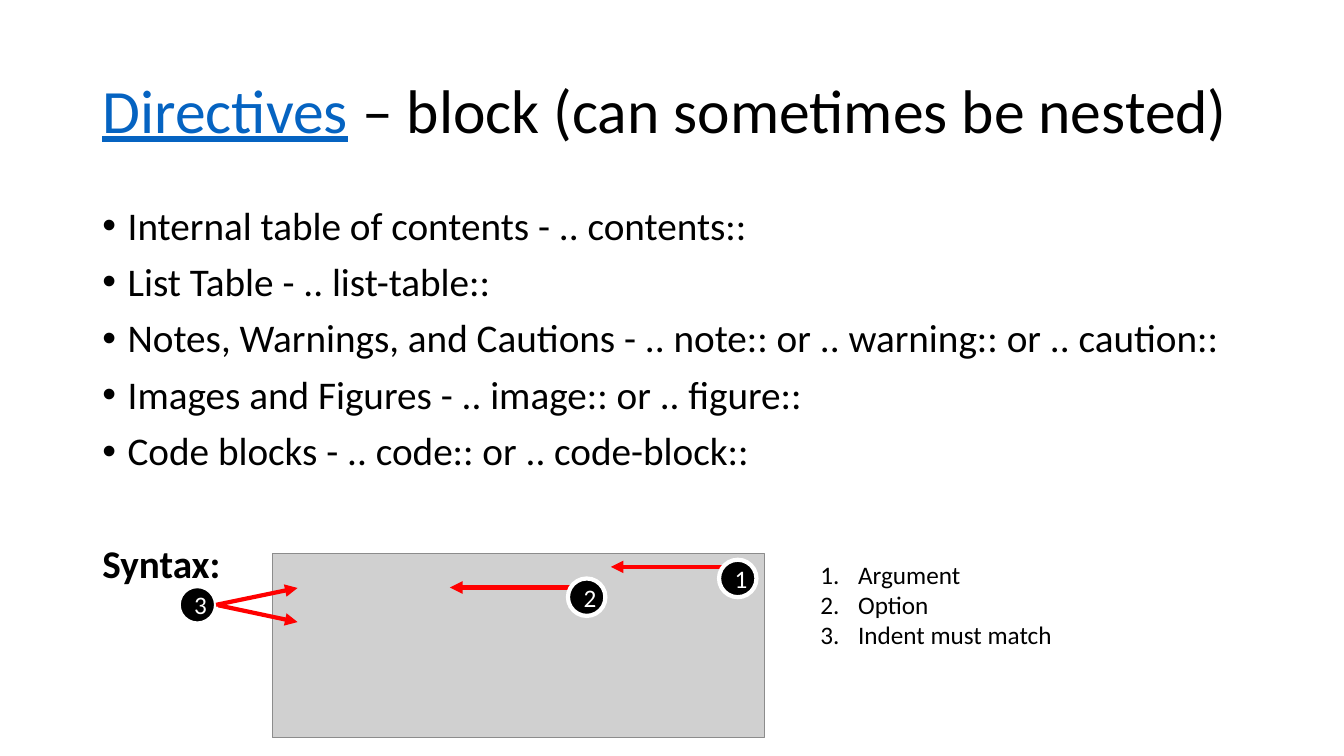
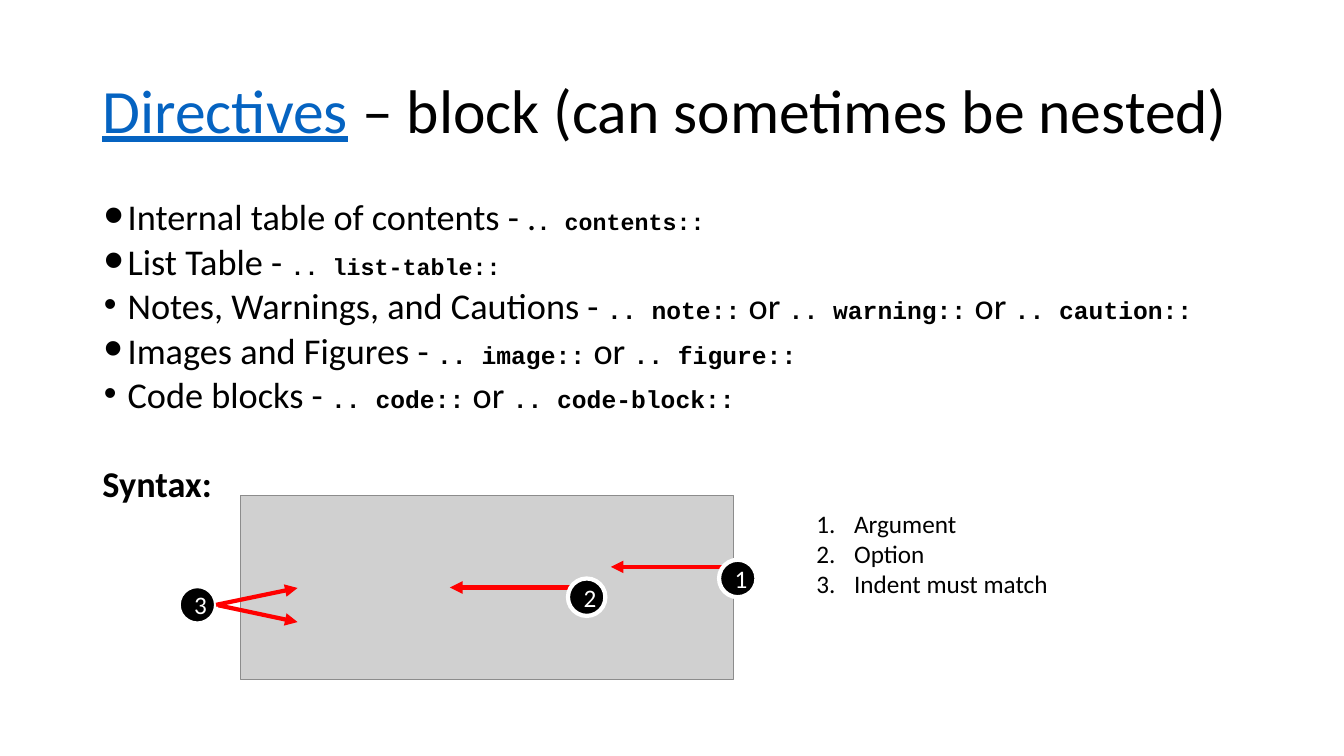
Before and after one commit to kevinputnam/tech-writing-school, a slide deck: slide 8 of _downloads/rest-sphinx-for-open-source.pptx (slide 7 before the commit). Drawn at 1344x756 pixels with LibreOffice and Linux fonts; fonts in the diff are those of the drawing; grey boxes stand for pictures. Boxes give left, top, right and bottom in pixels: in the first picture for what was removed or moved away, otherwise in the second. Text is boxed around its words. In the diff, an @@ line names an element or a change of style, - is before the commit and + after.

```diff
--- a/_downloads/rest-sphinx-for-open-source.pptx
+++ b/_downloads/rest-sphinx-for-open-source.pptx
@@ text "Internal table of contents - ..." at bbox=[102, 204, 1192, 503]: size 28 to 25.9 pt in "Internal table of contents - ..", "List Table -", "Notes, Warnings, and Cautions - or or", "Images and Figures - or" and 2 more places; size 28 to 16.6 pt in ".. contents::", ".. list-table::"; font Calibri to Courier New, bold on in ".. contents::", ".. list-table::", ".. note:: .. warning:: .. caution::", ".. image:: .. figure::" and 1 more places; size 28 to 17.6 pt in ".. note:: .. warning:: .. caution::", ".. image:: .. figure::", ".. code:: .. code-block::"; indent changed; line spacing 0.9 to 0.7 @@
@@ picture: place and size @@
-picture at bbox=[272, 555, 765, 738]
+picture at bbox=[241, 496, 734, 680]
@@ text "Argument": place and size @@
-text "Argument" at bbox=[858, 567, 1052, 645]
+text "Argument" at bbox=[854, 516, 1048, 594]
```
Also in this commit, not shown: 5 other slides changed, 2 slides added.
